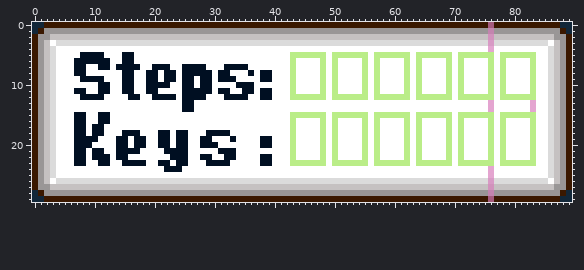
Edited in one commit: pixel-art file (sprites/Others/Text.aseprite). That is the earlier state.
90x30 pixels, 1 frame.
The same view after the edit:
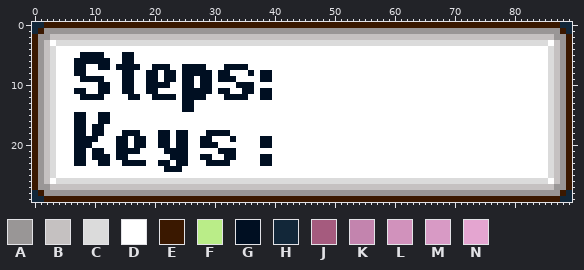
Palette (. is transparent): A #999696  B #c5c1c1  C #dbdbdb  D #ffffff  E #3a1800  F #baed88  G #000f22  H #122739  J #a55b7e  K #c384ae  L #d192bc  M #d89ac5  N #e4a5d0
Edits made:
layer "GG" now hidden
Changed rows in their new state; - is an unchanged pixel.
first column x 43:
 0 ---------------------------------E-------
 1 ---------------------------------A-------
 2 ---------------------------------B-------
 3 ---------------------------------C-------
 4 ---------------------------------D-------
 5 DDDDDD-DDDDDD-DDDDDD-DDDDDD-DDDDDD-DDDDDD
 6 D----D-D----D-D----D-D----D-D----D-D----D
 7 D----D-D----D-D----D-D----D-D----D-D----D
 8 D----D-D----D-D----D-D----D-D----D-D----D
 9 D----D-D----D-D----D-D----D-D----D-D----D
10 D----D-D----D-D----D-D----D-D----D-D----D
11 D----D-D----D-D----D-D----D-D----D-D----D
12 DDDDDD-DDDDDD-DDDDDD-DDDDDD-DDDDDD-DDDDDD
13 ---------------------------------D------D
14 ---------------------------------D------D
15 DDDDDD-DDDDDD-DDDDDD-DDDDDD-DDDDDD-DDDDDD
16 D----D-D----D-D----D-D----D-D----D-D----D
17 D----D-D----D-D----D-D----D-D----D-D----D
18 D----D-D----D-D----D-D----D-D----D-D----D
19 D----D-D----D-D----D-D----D-D----D-D----D
20 D----D-D----D-D----D-D----D-D----D-D----D
21 D----D-D----D-D----D-D----D-D----D-D----D
22 D----D-D----D-D----D-D----D-D----D-D----D
23 DDDDDD-DDDDDD-DDDDDD-DDDDDD-DDDDDD-DDDDDD
24 ---------------------------------D-------
25 ---------------------------------D-------
26 ---------------------------------C-------
27 ---------------------------------B-------
28 ---------------------------------A-------
29 ---------------------------------E-------
